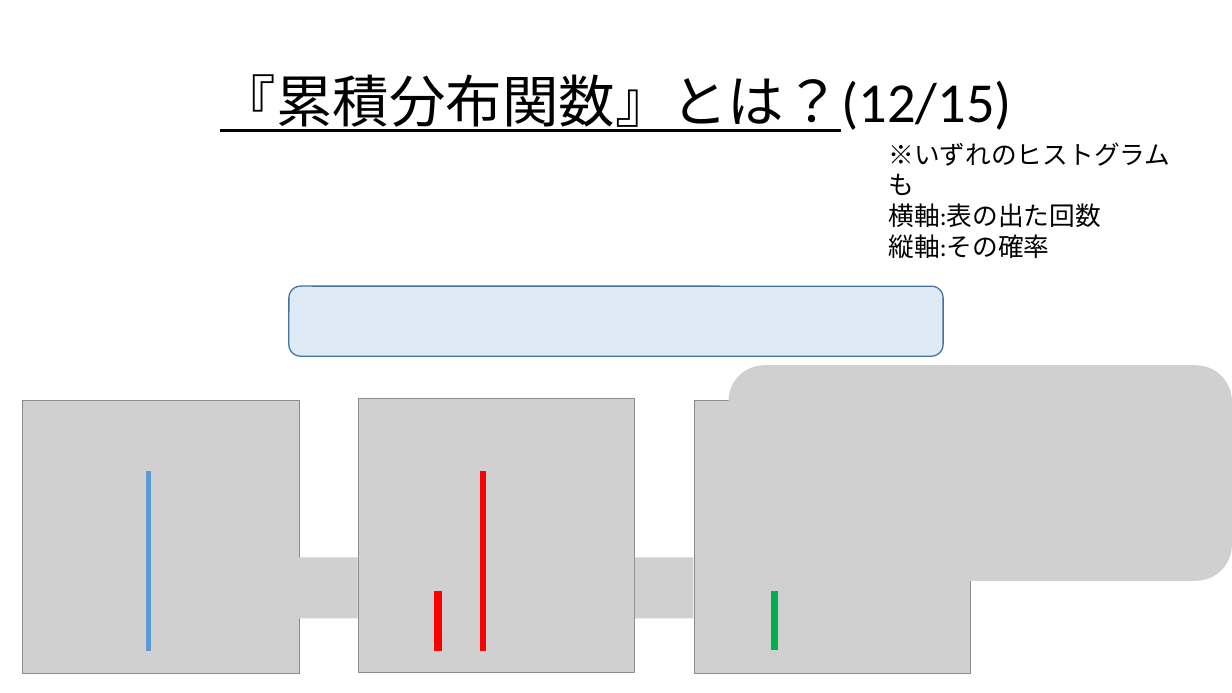
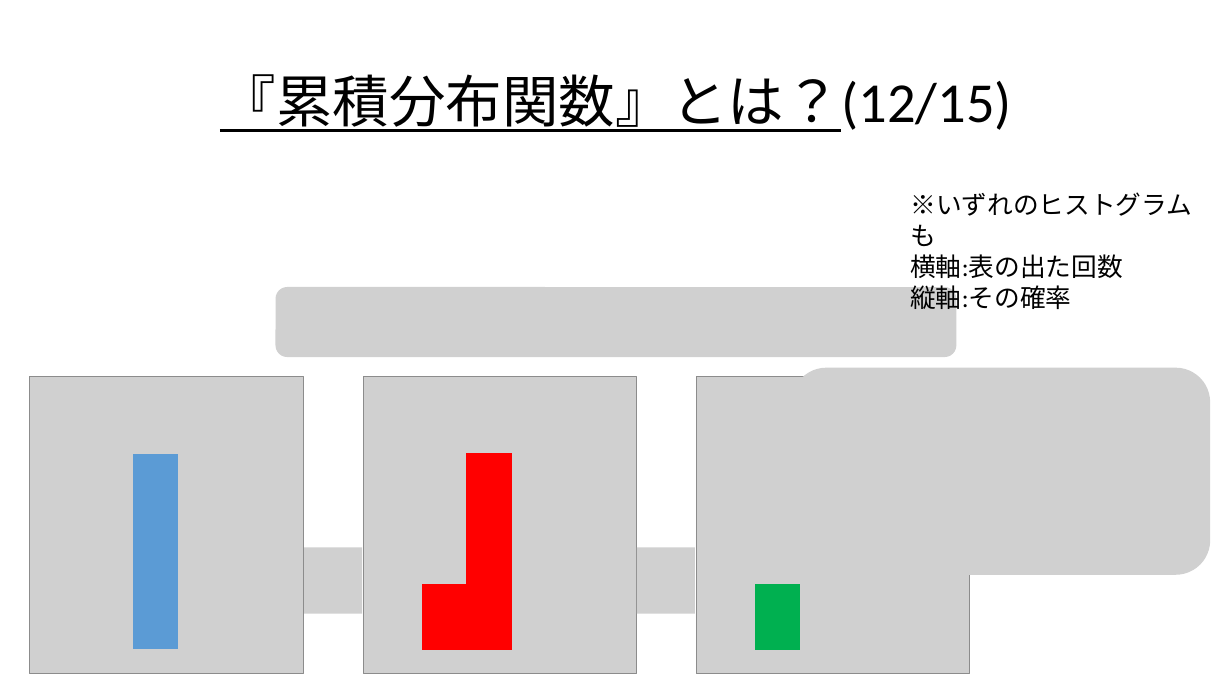
Before and after one commit to Ryo-KATAYAMA/Senior_Project, a slide deck: slide 93 of Chapter4_1.pptx (slide 92 before the commit). Drawn at 1232x693 pixels with LibreOffice and Linux fonts; fonts in the diff are those of the drawing; grey boxes stand for pictures. Boxes give left, top, right and bottom in pixels: in the first picture for what was removed or moved away, otherwise in the second. Text is boxed around its words. In the diff, an @@ line names an element or a change of style, - is before the commit and + after.

Commit message:
コメント追加、一部テキスト・図訂正&レイアウト修正

```diff
--- a/Chapter4_1.pptx
+++ b/Chapter4_1.pptx
@@ text "※いずれのヒストグラムも" rewrapped from bbox=[888, 142, 1170, 258] to bbox=[910, 192, 1192, 313] @@
@@ picture added at bbox=[275, 287, 957, 358] @@
@@ rounded rectangle removed at bbox=[289, 287, 944, 357] @@
@@ picture: place and size @@
-picture at bbox=[22, 400, 299, 674]
+picture at bbox=[30, 377, 304, 674]
@@ picture: place and size @@
-picture at bbox=[360, 398, 636, 672]
+picture at bbox=[363, 377, 637, 675]
@@ picture: place and size @@
-picture at bbox=[695, 400, 971, 674]
+picture at bbox=[696, 377, 970, 675]
@@ picture: place and size @@
-picture at bbox=[728, 365, 1232, 580]
+picture at bbox=[792, 368, 1211, 575]
@@ rectangle: place and size @@
-rectangle at bbox=[147, 472, 151, 651]
+rectangle at bbox=[134, 455, 178, 649]
@@ rectangle: place and size @@
-rectangle at bbox=[481, 472, 485, 652]
+rectangle at bbox=[467, 454, 511, 650]
@@ picture: place and size @@
-picture at bbox=[299, 557, 358, 618]
+picture at bbox=[304, 547, 362, 614]
@@ picture: place and size @@
-picture at bbox=[635, 557, 693, 618]
+picture at bbox=[637, 547, 695, 614]
@@ rectangle: place and size @@
-rectangle at bbox=[434, 592, 442, 651]
+rectangle at bbox=[423, 585, 468, 650]
@@ rectangle: place and size @@
-rectangle at bbox=[772, 592, 777, 650]
+rectangle at bbox=[756, 585, 799, 649]
```
Also in this commit, not shown: 13 other slides changed, 1 slide added.
